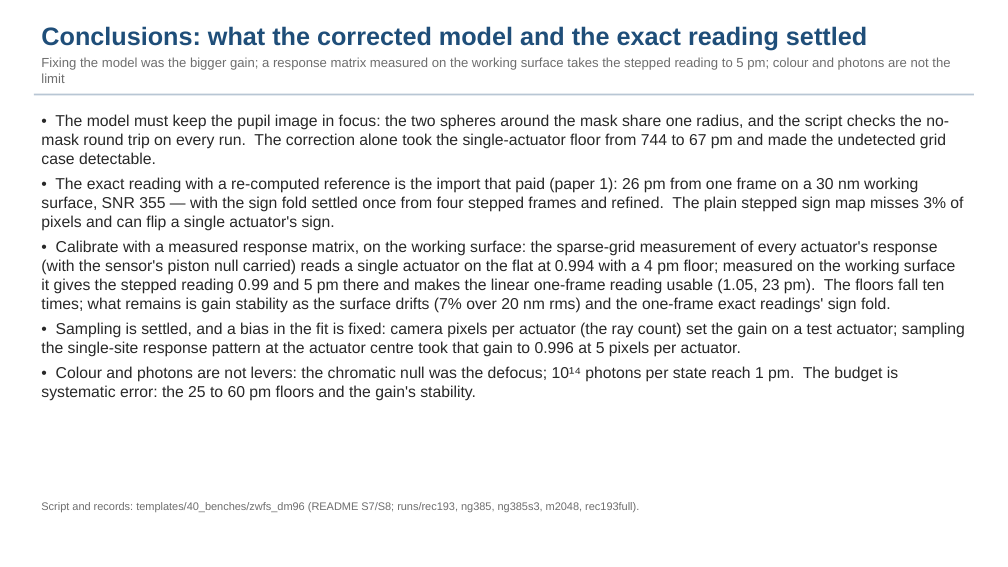
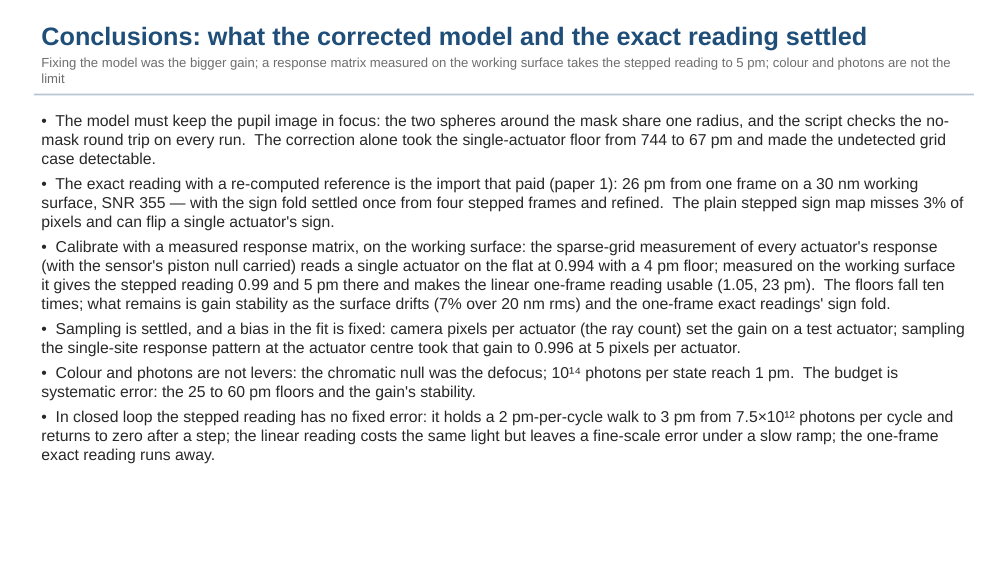
Before and after one commit to nasa-jpl/macos, a slide deck: slide 19 of demo_session/deck_zwfs.pptx (slide 18 before the commit). Drawn at 1008x567 pixels with LibreOffice and Linux fonts; fonts in the diff are those of the drawing. Boxes give left, top, right and bottom in pixels: in the first picture for what was removed or moved away, otherwise in the second. Text is boxed around its words. In the diff, an @@ line names an element or a change of style, - is before the commit and + after.

```diff
--- a/demo_session/deck_zwfs.pptx
+++ b/demo_session/deck_zwfs.pptx
@@ text at (41, 410, 953, 464): paragraph added @@
+• In closed loop the stepped reading has no fixed error: it holds a 2 pm-per-cycle walk to 3 pm from 7.5×10¹² photons per cycle and returns to zero after a step; the linear reading costs the same light but leaves a fine-scale error under a slow ramp; the one-frame exact reading runs away.
@@ text removed at (41, 502, 639, 512) @@
-Script and records: templates/40_benches/zwfs_dm96 (README S7/S8; runs/rec193, ng385, ng385s3, m2048, rec193full).
```
Also in this commit, not shown: 1 other slide changed, 1 slide added, 6 other files.
